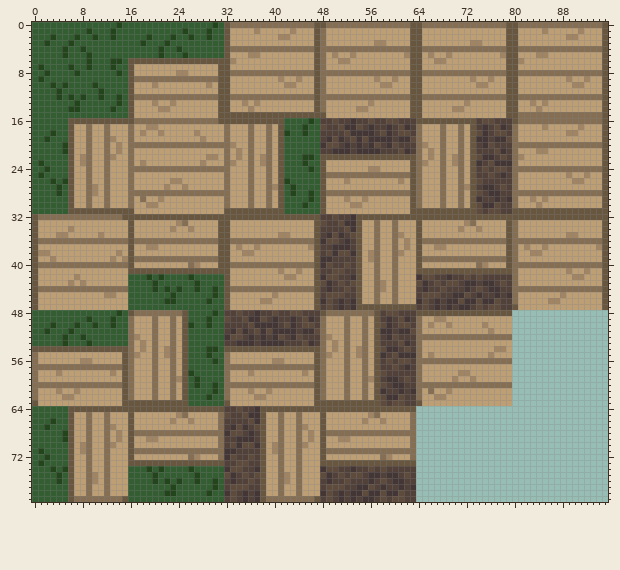
Sprite sheet -- graphics/terrain/boardwalk.png. That is the earlier state.
The file is 96x80 pixels. Colours within 5 levels of each other are drawn and written as one.
The same view after the edit:
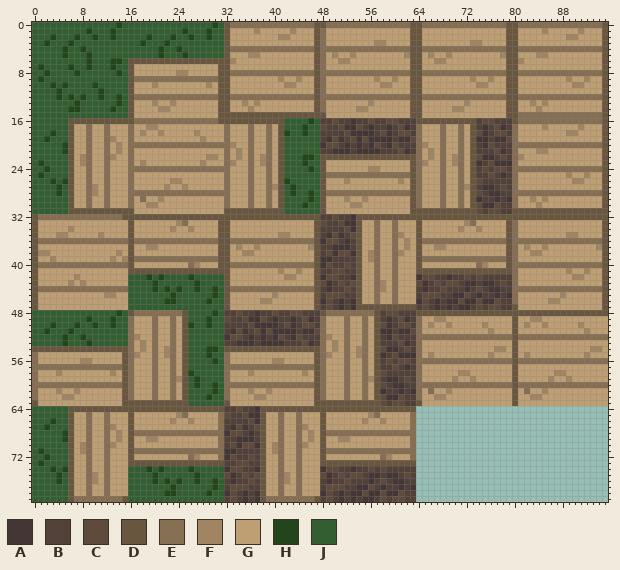
Palette (. is transparent): A #443635  B #524138  C #5f4b3b  D #68563f  E #856e51  F #a18461  G #be9e73  H #23451b  J #335e31
Changes in this commit:
y 48: x 80..95 ................ -> DDDDDDDDDDDDDDDD
y 49: x 80..95 ................ -> DGGFFGGGGGGGGGGG
y 50: x 80..95 ................ -> DGFGGFGGGGGFGGGG
y 51: x 80..95 ................ -> DGGGGGGGGGGGFGGG
y 52: x 80..95 ................ -> DEEEEEEEEEEEEEEE
y 53: x 80..95 ................ -> DGGGGGGGGGGGGGGG
y 54: x 80..95 ................ -> DGGGGGGGGGGGGFFG
y 55: x 80..95 ................ -> DGFGGGGGGGGGFGGG
y 56: x 80..95 ................ -> DEEEEEEEEEEEEEEE
y 57: x 80..95 ................ -> DGGGGGGGGGGGGGGG
y 58: x 80..95 ................ -> DGGGGGGFFGGGGGGG
y 59: x 80..95 ................ -> DGGGGGFGGFGGGGGG
y 60: x 80..95 ................ -> DEEEEEEEEEEEEEEE
y 61: x 80..95 ................ -> DGEGGFGGGGGGGGGG
y 62: x 80..95 ................ -> DGGFFGGGGGGGGGGG
y 63: x 80..95 ................ -> DGGGGGGGGGGGGGGG
Boxes around the changes in both pictures, in picture pixels (x1, y1, x2, y2):
added: (512, 310, 608, 406)
